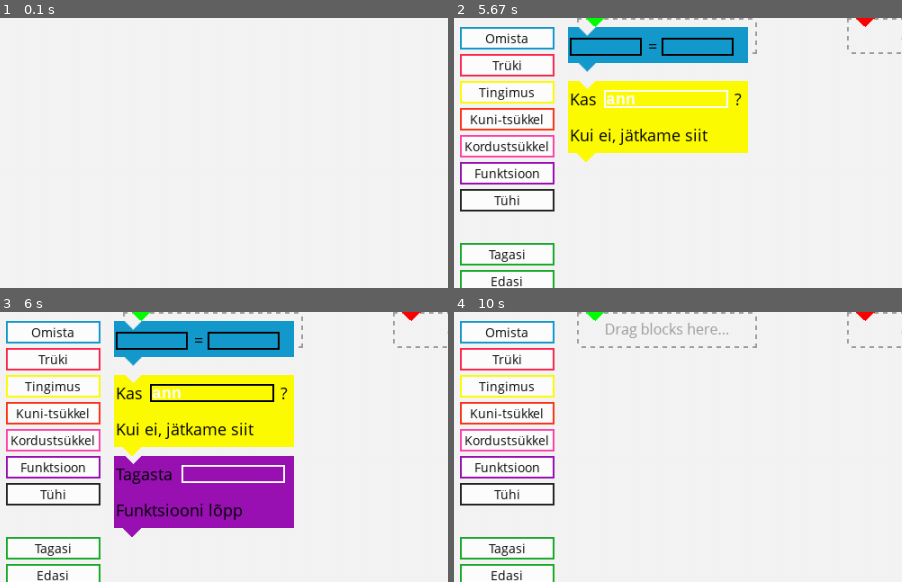
Above: before the commit, frames 1-4 (two rows, left to right).
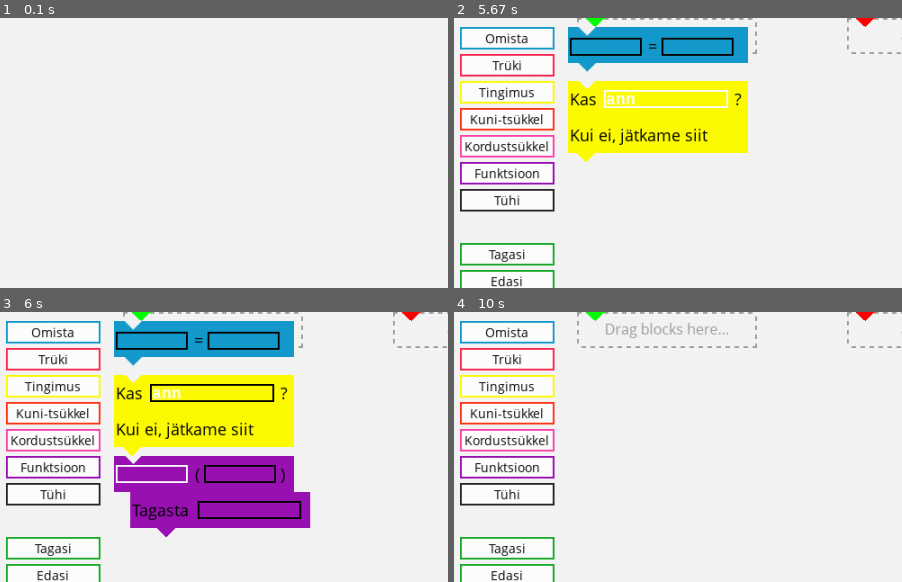
Above: after the commit, the same moments.

Repository: taivop/Monty
Game: pygame game, started from src/gui/monty.py
Two runs of this game, one before a commit and one after it. Both use one fixed random seed, a clock stepped at 60 frames per second and the inputs below.
Inputs:
- Up to frame 1 (0.1 s): no input
- Up to frame 2 (5.67 s): click "Omista" at 0.38 s; tap Enter at 0.67, 2.83 s; click "Tingimus" at 1.2 s; type "a" at 1.5 s; type "n" at 1.93 s; type "n" at 2.37 s
- Up to frame 3 (6 s): click "Funktsioon" at 5.82 s
- Up to frame 4 (10 s): click "Puhasta" at 9.52 s
The pictures show only the part of the screen within x 0-50%, y 0-50%; the shares and areas given below are measured in that part.

Frames 1-2 are identical in both runs. In frame 3, 3.2% of the frame differs, in the area x 25-70%, y 56-84%; in frame 4, nothing differs.

Commit message:
Nüüd korras.

Diff:
--- a/src/gui/blocks.py
+++ b/src/gui/blocks.py
@@ -306,6 +306,16 @@
 
 class FunctionBlock(Block):
     def __init__(self, pos):
+        list = BlockElementList(((7,2,10,"varbox"),("(",90,7),(7,100,10,"argbox"),(")",185,7)))
+        super().__init__(pos, "resources/functionblock.png", "def {0} ({1}):", list, move_right=18)
+
+    def getAstNode(self):
+        # TODO: security risk if expressions contains unwanted code => should sanitise/restrict input!
+        (tree, error) = AstHandler.codeToAst(self.getText())
+        return tree.body[0]
+
+class EndFunctionBlock(Block):
+    def __init__(self, pos):
         list = BlockElementList((("Tagasta",2,7),(10,75,10,"argbox")))
         super().__init__(pos, "resources/functionblock.png", "return {0}", list, move_right=18)
 
@@ -314,16 +324,6 @@
         (tree, error) = AstHandler.codeToAst(self.getText())
         return tree.body[0]
 
-class EndFunctionBlock(Block):
-    def __init__(self, pos):
-        list = BlockElementList((("Funktsiooni lõpp",2,7),))
-        super().__init__(pos, "resources/endfunctionblock.png", "", list, move_left=18)
-
-    def getAstNode(self):
-        # TODO: security risk if expressions contains unwanted code => should sanitise/restrict input!
-        (tree, error) = AstHandler.codeToAst(self.getText())
-        return tree.body[0]
-
 class EmptyBlock(Block):
     def __init__(self, pos):
         list = BlockElementList(((17,2,10,"argbox"),))
